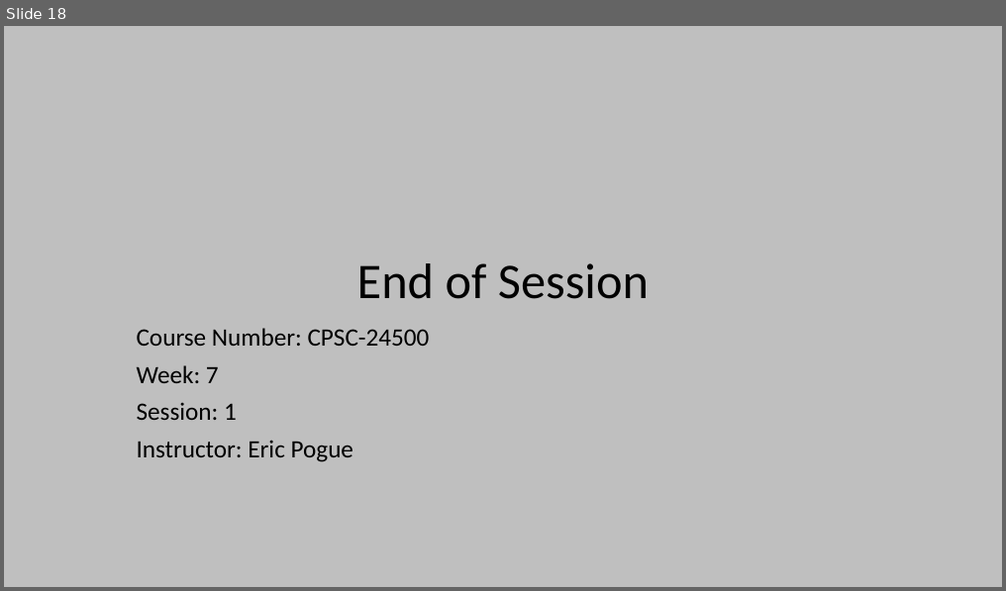
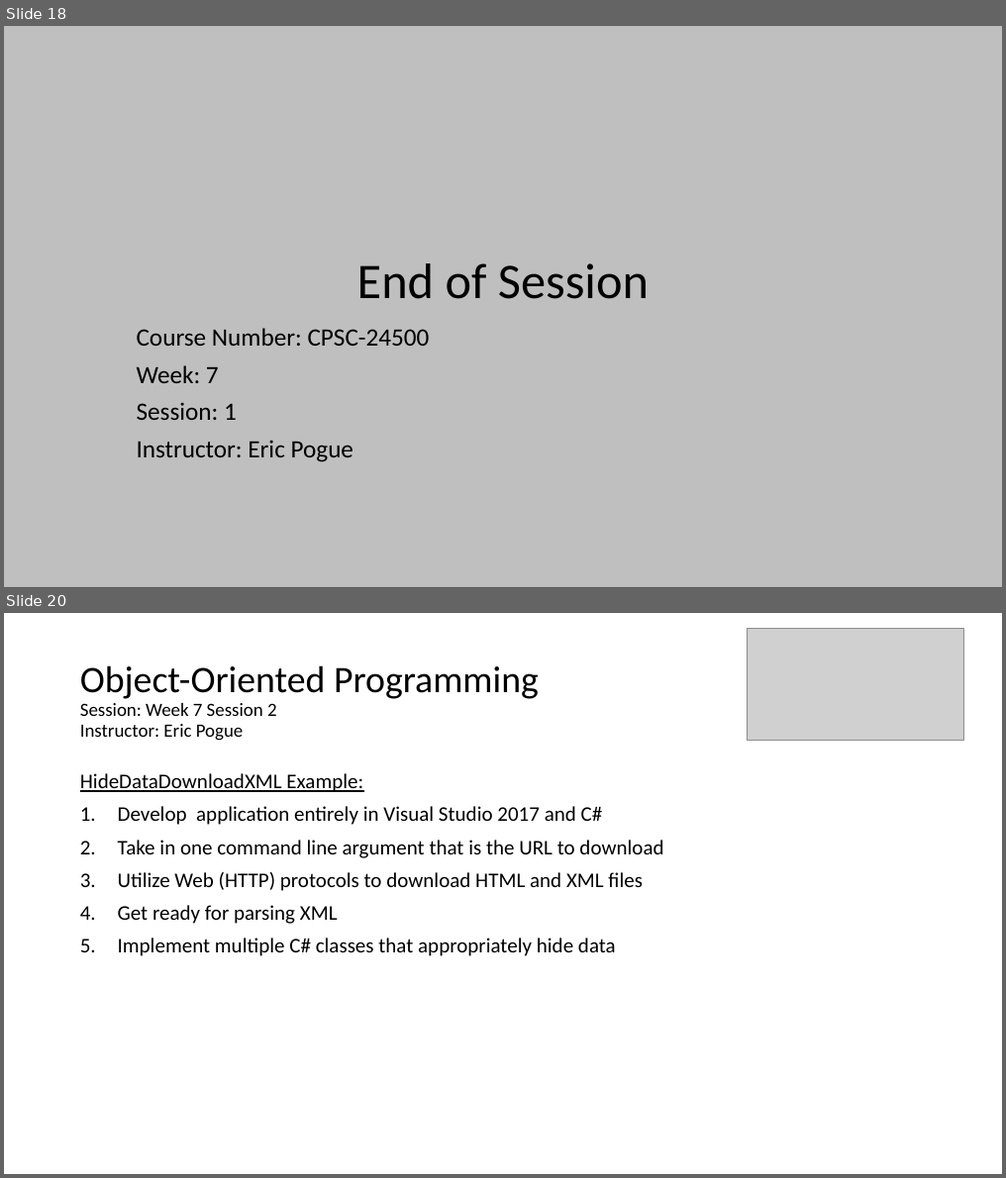
Before and after one commit to EricJPogue/www-epogue-info, a slide deck: CPSC-24500/Week07/2017SpringW07Slides.pptx. Shown one above the other, each under a label of ours: slide 18 before the commit, slides 18 and 20 after it; the slides between them are not shown. The pictures are 1006x591 and 1006x1178 pixels, drawn with LibreOffice and Linux fonts; fonts in the diff are those of the drawing; grey boxes stand for pictures. Boxes give left, top, right and bottom in pixels: in the first picture for what was removed or moved away, otherwise in the second. Text is boxed around its words. In the diff, an @@ line names an element or a change of style, - is before the commit and + after.

```diff
--- a/CPSC-24500/Week07/2017SpringW07Slides.pptx
+++ b/CPSC-24500/Week07/2017SpringW07Slides.pptx
@@ slide 20 added at (4, 613, 1002, 1174), background #FFFFFF @@
@@ picture added at (746, 628, 964, 740) @@
@@ title added at (80, 665, 539, 741), 18 pt, text #000000 @@
+Object-Oriented Programming
+Session: Week 7 Session 2
+Instructor: Eric Pogue
@@ text added at (80, 773, 663, 957), 20 pt, text #000000 @@
+HideDataDownloadXML Example:
+1. Develop application entirely in Visual Studio 2017 and C#
+2. Take in one command line argument that is the URL to download
+3. Utilize Web (HTTP) protocols to download HTML and XML files
+4. Get ready for parsing XML
+5. Implement multiple C# classes that appropriately hide data
```
Also in this commit, not shown: 3 slides changed, 2 other slides added, 1 other file.
